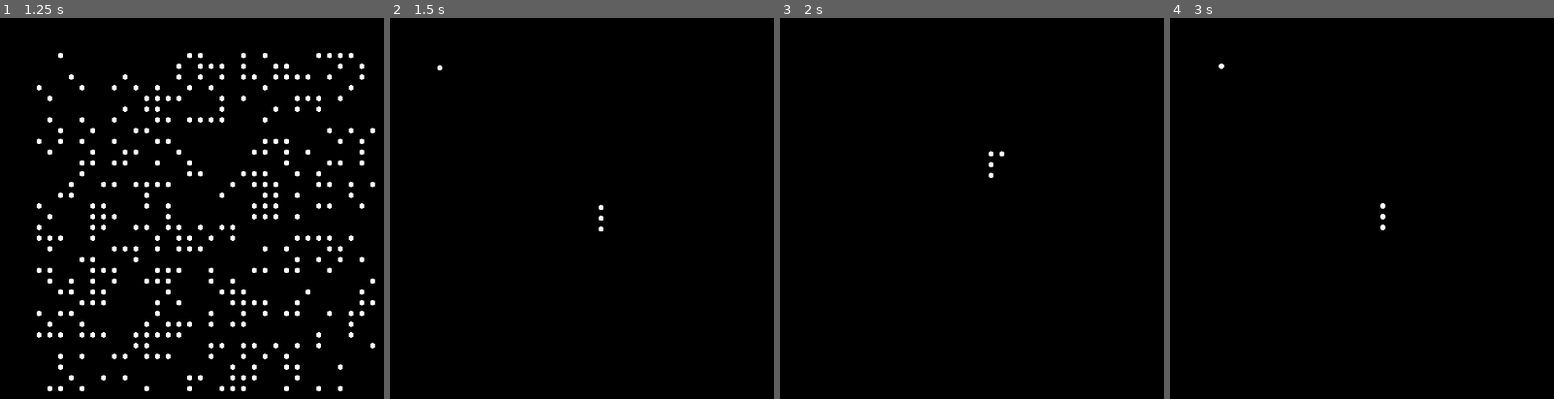
Above: before the commit, frames 1-4 (left to right).
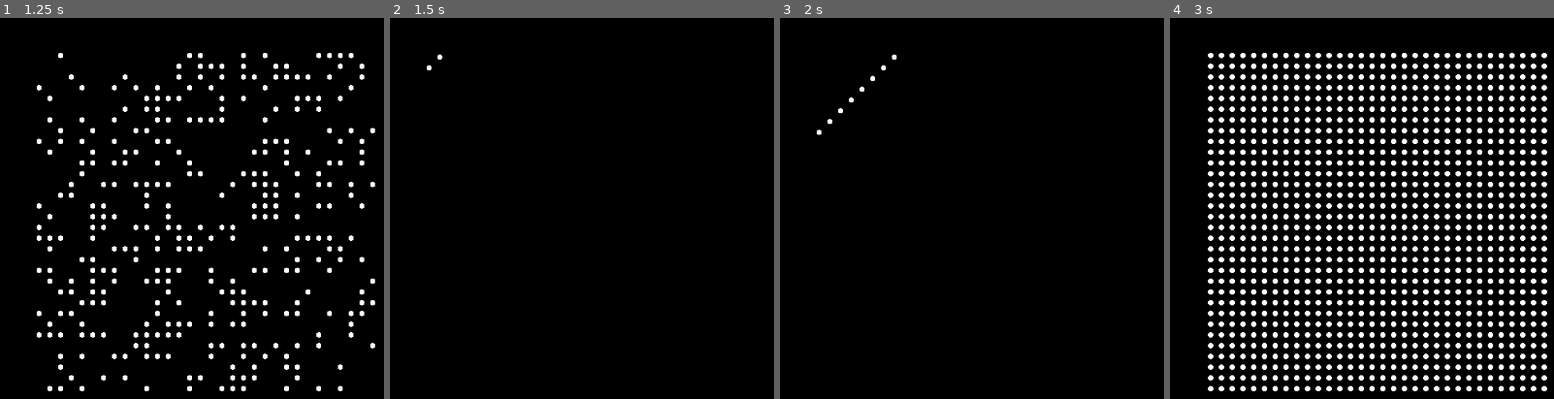
Above: after the commit, the same moments.

Repository: timvisee/38c3-dots
Game: Godot game, scene res://scenes/main.tscn
Same seed, same stepped clock (60 frames per second), same inputs: the game is played once before the commit and once after it.
Inputs:
- Up to frame 1 (1.25 s): hold Right (ui_right) from 0.53 s (still down); tap . (random_dots) at 0.6 s
- Up to frame 2 (1.5 s): release Right (ui_right) at 1.28 s; hold Down (ui_down) from 1.28 s (still down); tap Space (story_next) at 1.35 s
- Up to frame 3 (2 s): keep holding Down (ui_down)
- Up to frame 4 (3 s): release Down (ui_down) at 2.03 s; hold Right (ui_right) 2.03-2.78 s; tap . (random_dots) at 2.1 s; hold Up (ui_up) from 2.78 s (still down); tap Space (story_next) at 2.85 s

Frame 1 is identical in both runs. In frame 2, 0.1% of the frame differs, in the area x 9-56%, y 9-56%; in frame 3, 0.2%; in frame 4, 20%, in the area x 9-99%, y 9-98%.

Commit message:
Do not load snake story by default

Diff:
--- a/scenes/main.tscn
+++ b/scenes/main.tscn
@@ -1,9 +1,8 @@
-[gd_scene load_steps=6 format=3 uid="uid://bobjitdj8o1x"]
+[gd_scene load_steps=5 format=3 uid="uid://bobjitdj8o1x"]
 
 [ext_resource type="Script" path="res://scripts/Grid.gd" id="1_qybds"]
 [ext_resource type="PackedScene" uid="uid://ecsubqftckxq" path="res://prefabs/Dot.tscn" id="2_641y3"]
 [ext_resource type="Script" path="res://scripts/StoryRunner.gd" id="3_l4onm"]
-[ext_resource type="Script" path="res://stories/Snake.gd" id="4_73h65"]
 [ext_resource type="Script" path="res://scripts/WindowManager.gd" id="4_wtjsp"]
 
 [node name="Main" type="Control"]
@@ -54,7 +53,6 @@
 
 [node name="StoryRunner" type="Node" parent="."]
 script = ExtResource("3_l4onm")
-single_story = ExtResource("4_73h65")
 
 [node name="WindowManager" type="Node" parent="."]
 script = ExtResource("4_wtjsp")
